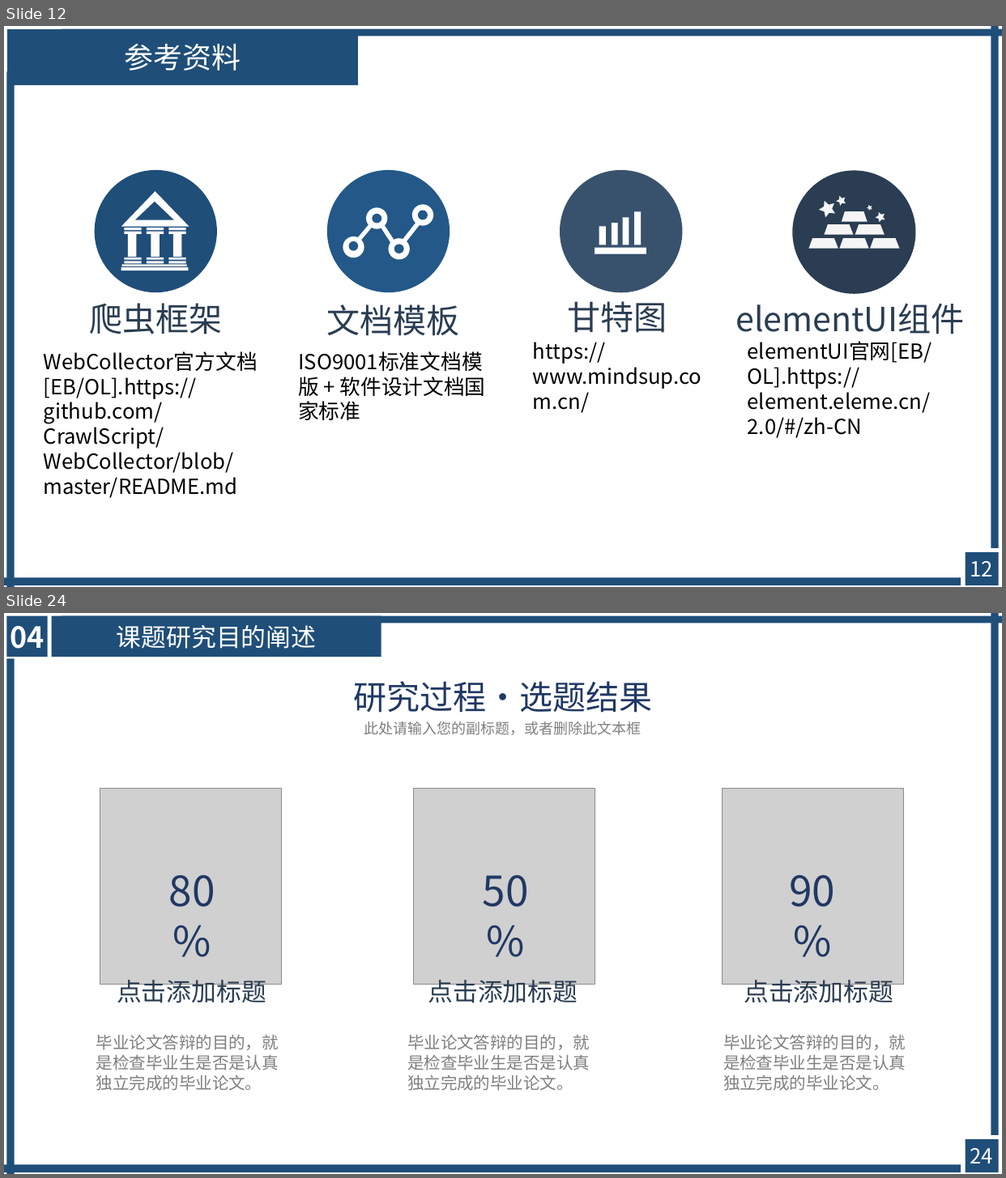
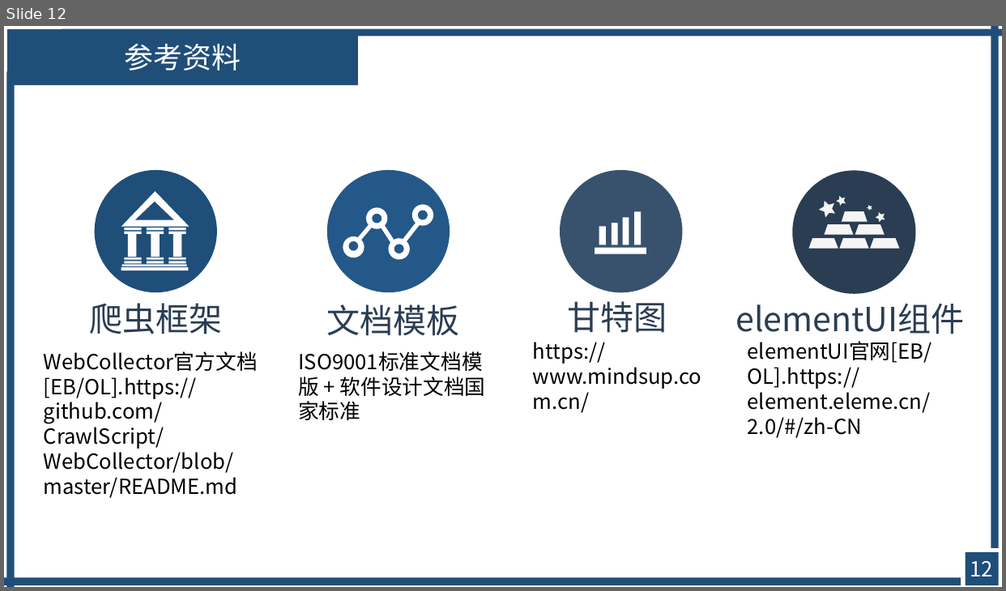
Before and after one commit to avgstuBoboge/SE2020-document, a slide deck: ppt/SE2020-G16-项目计划.ppt. Shown one above the other, each under a label of ours: slides 12 and 24 before the commit, slide 12 after it; the slides between them are not shown. The pictures are 1006x1178 and 1006x591 pixels, drawn with LibreOffice and Linux fonts; fonts in the diff are those of the drawing; grey boxes stand for pictures. Boxes give left, top, right and bottom in pixels: in the first picture for what was removed or moved away, otherwise in the second. Text is boxed around its words. In the diff, an @@ line names an element or a change of style, - is before the commit and + after.

```diff
--- a/ppt/SE2020-G16-项目计划.ppt
+++ b/ppt/SE2020-G16-项目计划.ppt
@@ slide 24 removed at bbox=[4, 613, 1002, 1174], background #FFFFFF @@
@@ rectangle removed at bbox=[7, 616, 48, 657] @@
-04
@@ rectangle removed at bbox=[52, 616, 381, 657] @@
-课题研究目的阐述
@@ rectangle removed at bbox=[62, 616, 1001, 624] @@
@@ rectangle removed at bbox=[991, 613, 998, 1135] @@
@@ rectangle removed at bbox=[6, 658, 14, 1174] @@
@@ text removed at bbox=[353, 681, 653, 713] @@
-研究过程·选题结果
@@ text removed at bbox=[364, 722, 641, 735] @@
-此处请输入您的副标题，或者删除此文本框
@@ picture removed at bbox=[100, 788, 282, 984] @@
@@ picture removed at bbox=[413, 788, 595, 984] @@
@@ picture removed at bbox=[722, 788, 904, 984] @@
@@ text removed at bbox=[169, 875, 215, 907] @@
-80%
@@ text removed at bbox=[483, 875, 529, 907] @@
-50%
@@ text removed at bbox=[789, 875, 835, 907] @@
-90%
@@ text removed at bbox=[117, 980, 266, 1007] @@
-点击添加标题
@@ text removed at bbox=[428, 980, 577, 1008] @@
-点击添加标题
@@ text removed at bbox=[744, 980, 893, 1007] @@
-点击添加标题
@@ text removed at bbox=[96, 1035, 279, 1091] @@
-毕业论文答辩的目的，就是检查毕业生是否是认真独立完成的毕业论文。
@@ text removed at bbox=[407, 1035, 590, 1091] @@
-毕业论文答辩的目的，就是检查毕业生是否是认真独立完成的毕业论文。
@@ text removed at bbox=[723, 1035, 906, 1091] @@
-毕业论文答辩的目的，就是检查毕业生是否是认真独立完成的毕业论文。
@@ rectangle removed at bbox=[965, 1139, 997, 1172] @@
@@ rectangle removed at bbox=[4, 1165, 960, 1173] @@
@@ page number removed at bbox=[970, 1148, 994, 1164] @@
-24
```
Also in this commit, not shown: 2 slides changed, 12 other slides removed.
